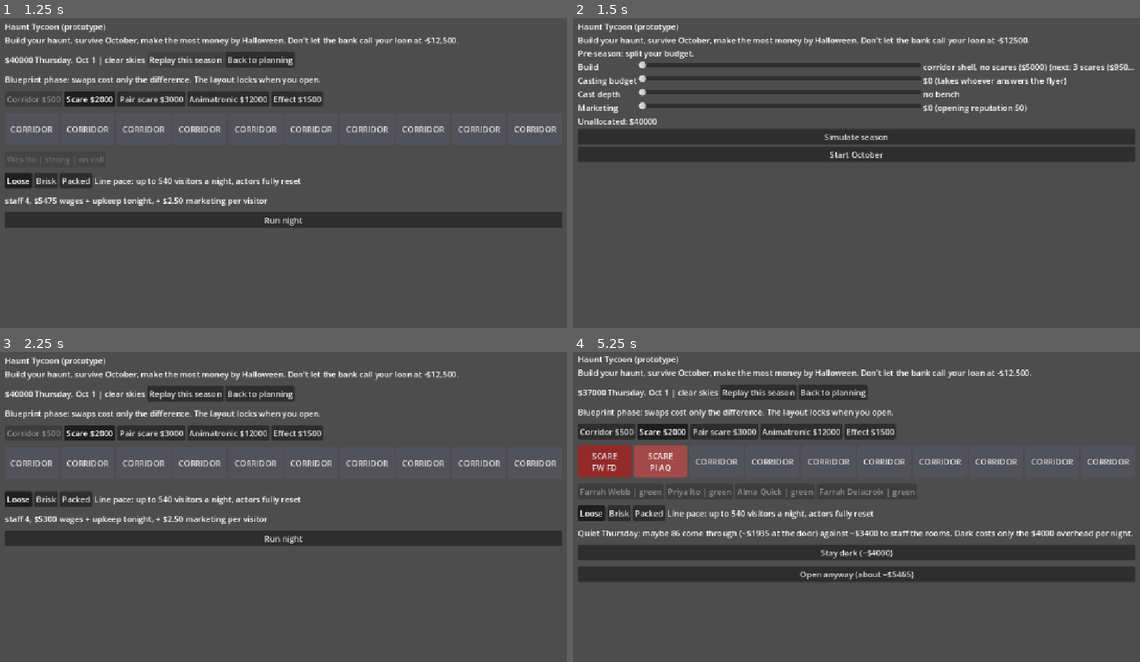
Above: before the commit, frames 1-4 (two rows, left to right).
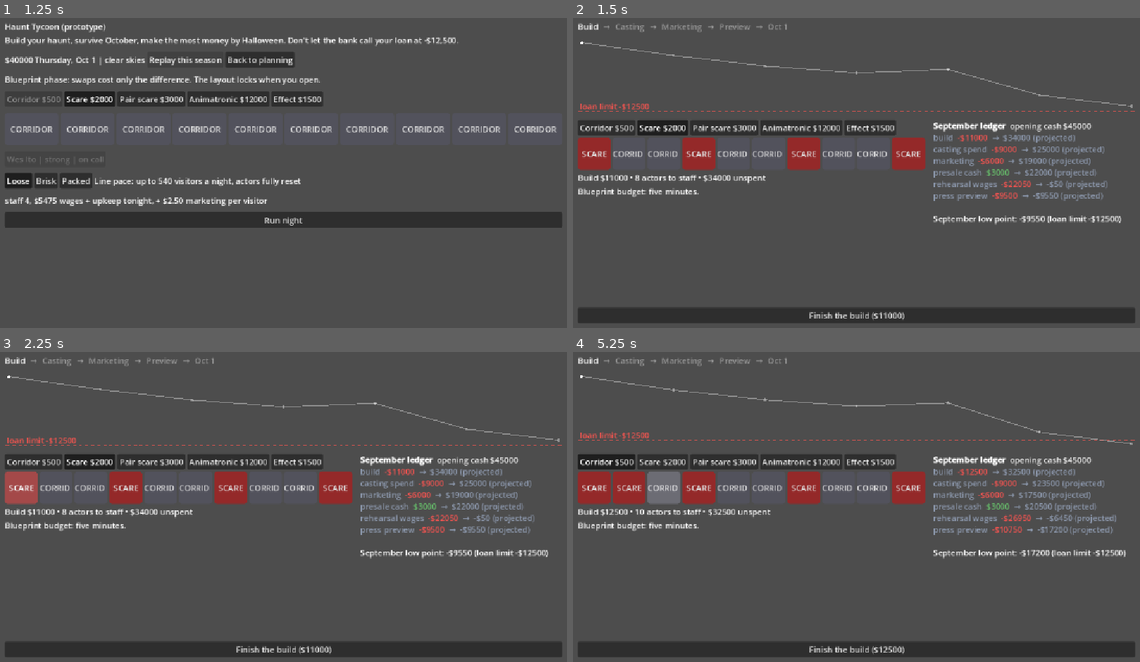
Above: after the commit, the same moments.

Repository: ajtran303/haunt-tycoon
Game: Godot game, scene res://game/main.tscn
Two runs of this game, one before a commit and one after it. Both use one fixed random seed, a clock stepped at 60 frames per second and the inputs below. This scene is started directly instead of the project's main scene.
Inputs (mouse positions are in pixels of both pictures, inside the frame that each line leads up to):
- Up to frame 1 (1.25 s): click "Replay this season" at 0.5 s
- Up to frame 2 (1.5 s): click "Back to planning" at 1.25 s
- Up to frame 3 (2.25 s): click (22, 488) at 2 s, where only the run after the commit has a clickable "SCARE"
- Up to frame 4 (5.25 s): click "CORRIDOR" at 2.75 s; click (629, 488) at 3.5 s, where only the run after the commit has a clickable "SCARE"; click (607, 460) at 4.25 s, where only the run before the commit has a clickable "SCARE CB JC"; click "CORRIDOR" at 5 s

Frame 1 is identical in both runs. In frame 2, 24% of the frame differs, in the area x 0-100%, y 1-99%; in frame 3, 25%; in frame 4, 32%.

Commit message:
completely wire preseason into main game

Diff:
--- a/game/main.gd
+++ b/game/main.gd
@@ -9,6 +9,7 @@
 const Roster = preload("res://sim/roster.gd")
 const Walkthrough = preload("res://sim/walkthrough.gd")
 const Records = preload("res://sim/records.gd")
+const Preseason = preload("res://sim/preseason.gd")
 
 const ROOM_SLOTS := 10
 
@@ -100,6 +101,8 @@
 var records := { }
 var sample_rng := RandomNumberGenerator.new()
 var reviews_shown := 0
+
+var presale_pool := 0
 
 
 func _ready() -> void:
@@ -236,7 +239,21 @@
 	sample_rng.seed = rng.randi()
 	reviews_shown = 0
 
-	if not GameState.alloc.is_empty():
+	presale_pool = 0
+	if not GameState.phases.is_empty():
+		var p: Dictionary = GameState.phases
+		layout = GameState.layout.duplicate()
+		var rep: float = Allocation.starting_rep_for(p.awareness)
+		if p.preview_sat >= 0.0:
+			rep = minf(
+				lerpf(rep, p.preview_sat, Preseason.PREVIEW_WEIGHT),
+				Allocation.MAX_STARTING_REP,
+			)
+		town = Town.new(rep)
+		cash = p.cash
+		presale_pool = p.presold
+		roster_seed = GameState.roster_seed
+	elif not GameState.alloc.is_empty():
 		var a: Dictionary = GameState.alloc
 		layout = Allocation.layout_for(a.build)
 		town = Town.new(Allocation.starting_rep_for(a.marketing))
@@ -247,6 +264,7 @@
 			layout.append(Rooms.CORRIDOR)
 		town = Town.new()
 		cash = Night.STARTING_CASH - Night.build_cost_for(layout)
+
 	_rebuild_roster()
 	capacity_hints = 0
 	wom_hints = 0
@@ -268,7 +286,7 @@
 
 
 func _on_slot_pressed(i: int) -> void:
-	if night > 1:
+	if night > 1  or not GameState.phases.is_empty():
 		return
 	if layout[i] == selected_tool:
 		return
@@ -385,8 +403,8 @@
 		int(Night.NIGHT_SECONDS / interval) * Night.GROUP_SIZE,
 		strain,
 	]
-	%ToolBar.visible = night == 1
-	%BlueprintNote.visible = night == 1
+	%ToolBar.visible = night == 1 and GameState.phases.is_empty()
+	%BlueprintNote.visible = night == 1 and GameState.phases.is_empty()
 
 	if not %RunButton.disabled and pending_absent.is_empty():
 		if dark:
@@ -521,14 +539,16 @@
 		%RunButton.disabled = true
 		%NightLog.append_text("[b]The season, actor by actor:[/b]\n")
 		for i in records.careers:
-				var c: Dictionary = records.careers[i]
-				var a: Dictionary = records.roster[i]
-				var card := "%s: %d screams, best night Oct %d" % [a.name, c.screams, c.best_night]
-				if c.assists > 0:
-					card += ", %d assists" % c.assists
-				if a.observed_callouts > 0:
-					card += ", called out %s" % ("once" if a.observed_callouts == 1 else "%d times" % a.observed_callouts)
-				%NightLog.append_text(card + "\n")
+			var c: Dictionary = records.careers[i]
+			var a: Dictionary = records.roster[i]
+			var card := "%s: %d screams, best night Oct %d" % [a.name, c.screams, c.best_night]
+			if c.assists > 0:
+				card += ", %d assists" % c.assists
+			if a.observed_callouts > 0:
+				card += ", called out %s" % (
+					"once" if a.observed_callouts == 1 else "%d times" % a.observed_callouts
+				)
+			%NightLog.append_text(card + "\n")
 
 	refresh()
 
@@ -601,7 +621,7 @@
 
 
 func _on_back_to_planning() -> void:
-	get_tree().change_scene_to_file("res://game/pivot.tscn")
+	get_tree().change_scene_to_file("res://game/preseason.tscn")
 
 
 func skill_word(skill: float) -> String:
--- a/game/preseason_ui.gd
+++ b/game/preseason_ui.gd
@@ -93,7 +93,7 @@
 			preview_sat = Allocation.preview(alloc, seed_val, Casting.REASSIGN, layout)
 			enter_phase(Phase.OCT1)
 		_:
-			pass # Oct 1 handoff arrives in sub-step 4
+			_open_the_doors()
 
 
 func _build_rail() -> void:
@@ -195,7 +195,7 @@
 	_refresh_ledger(p)
 	%CashChart.queue_redraw()
 	%NextButton.text = next_text()
-	%NextButton.disabled = phase == Phase.OCT1
+	%NextButton.disabled = false
 	%SkipButton.visible = phase == Phase.PREVIEW
 
 
@@ -217,7 +217,7 @@
 		Phase.PREVIEW:
 			return "Play the press preview (−%s)" % money(preview_cost())
 		_:
-			return "Oct 1 (next sub-step)"
+			return "Open the doors"
 
 
 func _refresh_build() -> void:
@@ -415,3 +415,20 @@
 	if sat >= 30.0:
 		return "\"An ambitious haunt that isn't ready yet.\""
 	return "\"Skip it. The parking queue is scarier than the house.\""
+
+
+func _open_the_doors() -> void:
+	var name: String = PHASE_NAMES[phase]
+	durations[name] = durations.get(name, 0.0) \
+			+ (Time.get_ticks_msec() - phase_started_ms) / 1000.0
+	var total := 0.0
+	for d in durations.values():
+		total += d
+	print("pre-season total: %.1fs (build %.1fs)" % [total, durations.get("Build", 0.0)])
+	GameState.alloc = alloc.duplicate()
+	GameState.layout = layout.duplicate()
+	GameState.roster_seed = seed_val + 300_000
+	var phases := projected_phases()
+	phases.preview_sat = preview_sat
+	GameState.phases = phases
+	get_tree().change_scene_to_file("res://game/main.tscn")
